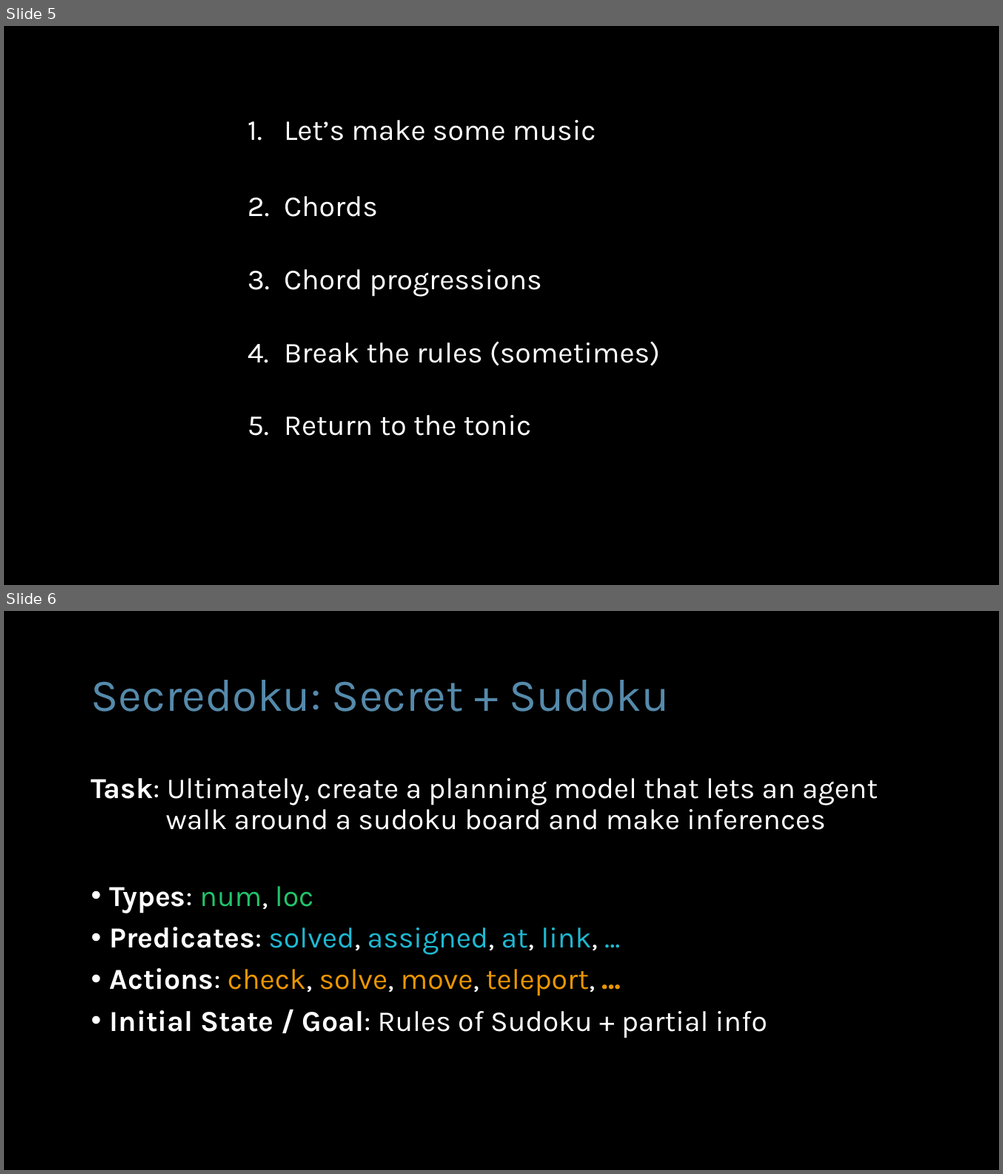
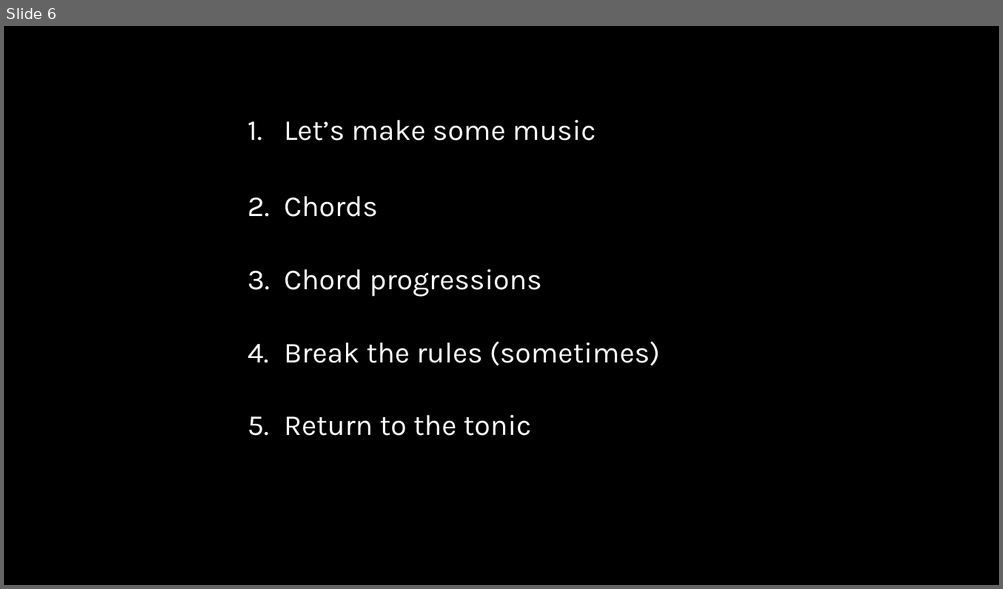
Before and after one commit to AI-Planning/modeling-in-pddl, a slide deck: exercises/cisc-813/temporal/slides.pptx. Shown one above the other, each under a label of ours: slides 5 and 6 before the commit, slide 6 after it. The pictures are 1003x1174 and 1003x589 pixels, drawn with LibreOffice and Linux fonts; fonts in the diff are those of the drawing. Boxes give left, top, right and bottom in pixels: in the first picture for what was removed or moved away, otherwise in the second. Text is boxed around its words. In the diff, an @@ line names an element or a change of style, - is before the commit and + after.

```diff
--- a/exercises/cisc-813/temporal/slides.pptx
+++ b/exercises/cisc-813/temporal/slides.pptx
@@ slide 6 removed at [4,611,999,1170], background #000000 @@
@@ title removed at [91,680,669,712] @@
-Secredoku: Secret + Sudoku
@@ text removed at [91,778,877,1039] @@
-Task: Ultimately, create a planning model that lets an agent
-walk around a sudoku board and make inferences
-• Types: num, loc
-• Predicates: solved, assigned, at, link, …
-• Actions: check, solve, move, teleport, …
-• Initial State / Goal: Rules of Sudoku + partial info
@@ what was slide 5 is now slide 6 @@
```
Also in this commit, not shown: 10 slides changed, 6 slides added, 2 other slides removed.
